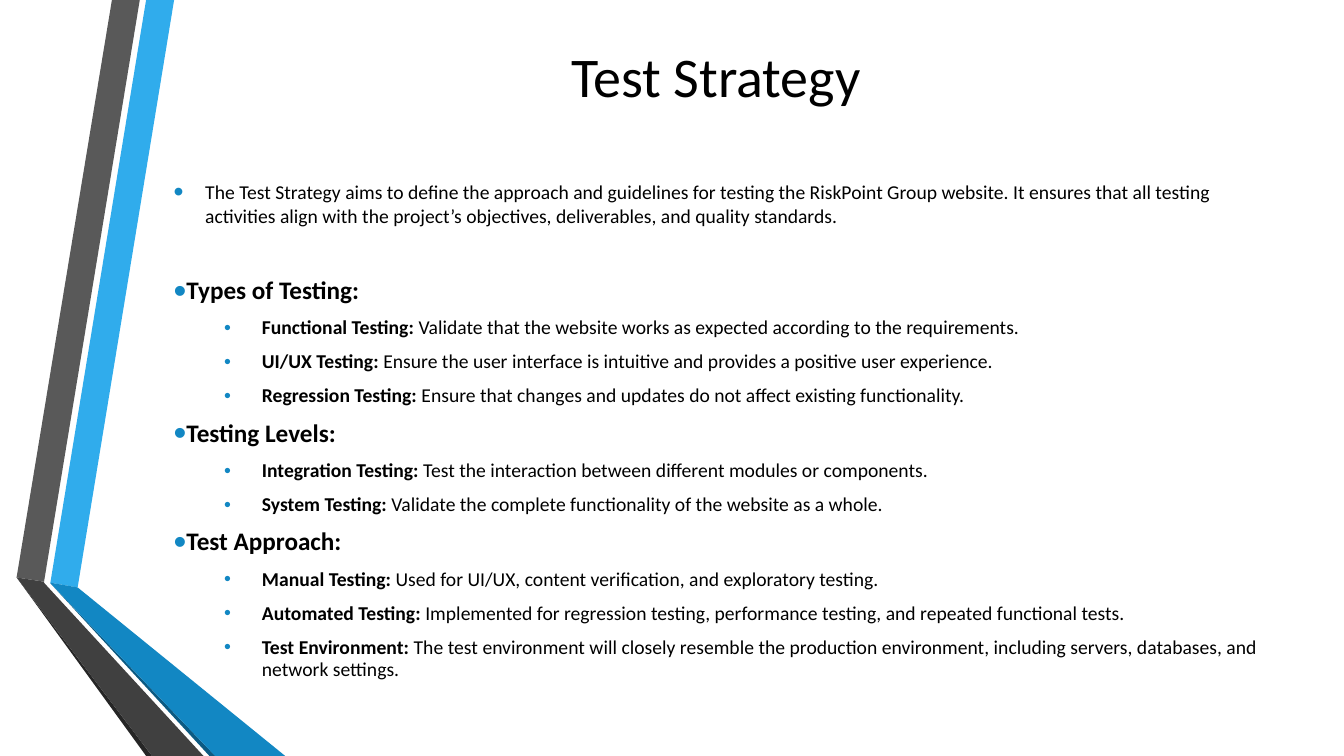
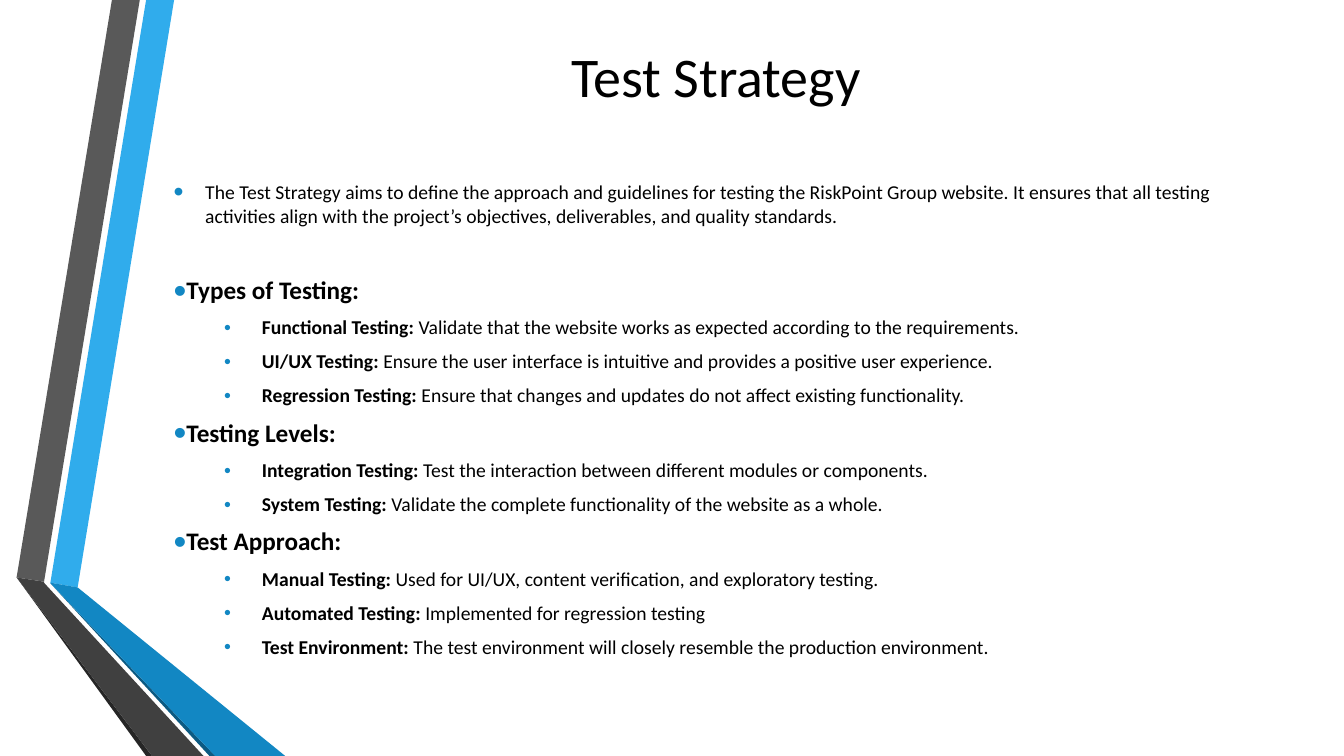
Before and after one commit to rohinitornal/riskpoint, a slide deck: slide 6 of SW Test Demo.pptx. Drawn at 1344x756 pixels with LibreOffice and Linux fonts; fonts in the diff are those of the drawing; background and template pictures are left out. Boxes give left, top, right and bottom in pixels: in the first picture for what was removed or moved away, otherwise in the second. Text is boxed around its words. In the diff, an @@ line names an element or a change of style, - is before the commit and + after.

```diff
--- a/SW Test Demo.pptx
+++ b/SW Test Demo.pptx
@@ text at (262,606,988,657): text changed @@
-  • Automated Testing: Implemented for regression testing, performance testing, and repeated functional tests.
-  • Test Environment: The test environment will closely resemble the production environment, including servers, databases, and network settings.
+  • Automated Testing: Implemented for regression testing
+  • Test Environment: The test environment will closely resemble the production environment.
```
Also in this commit, not shown: 3 other slides changed, 2 slides added.
